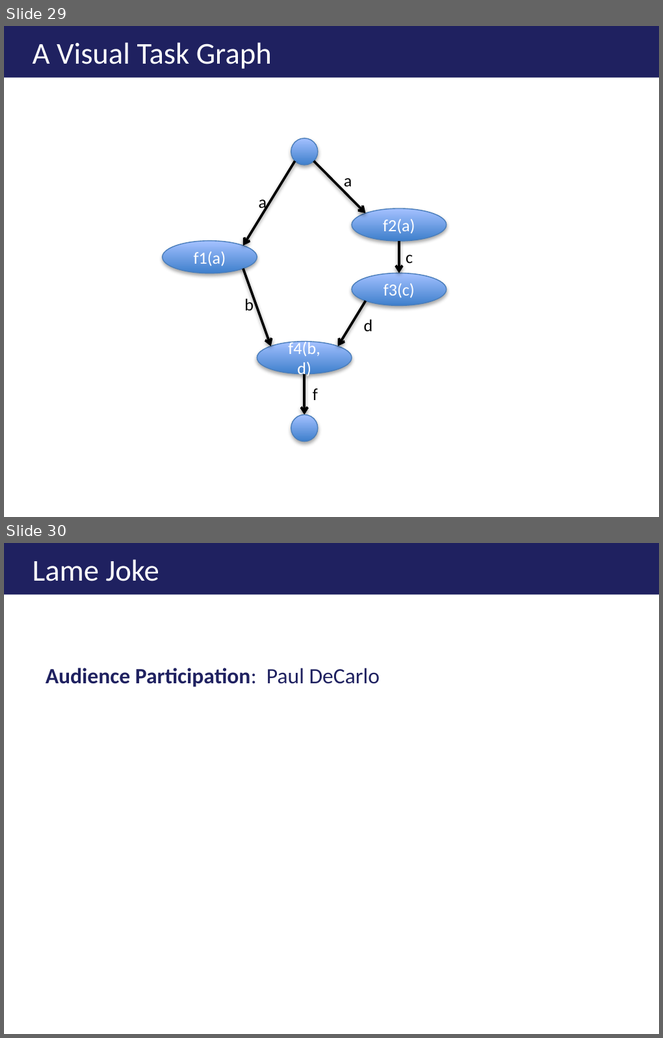
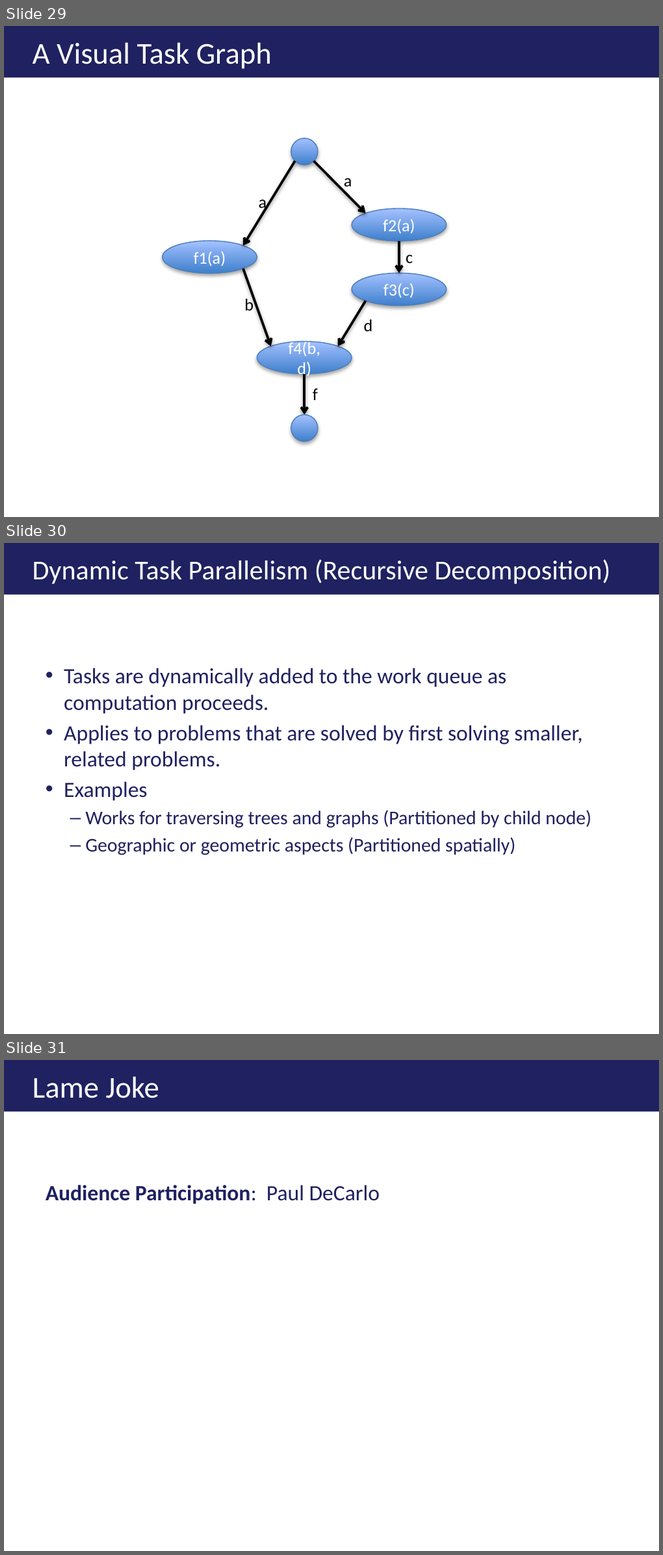
Before and after one commit to ericburcham/THasyINKnc, a slide deck: Presentation/THasINKync - 4x3.pptx. Shown one above the other, each under a label of ours: slides 29 and 30 before the commit, slides 29, 30 and 31 after it. The pictures are 663x1038 and 663x1555 pixels, drawn with LibreOffice and Linux fonts; fonts in the diff are those of the drawing. Boxes give left, top, right and bottom in pixels: in the first picture for what was removed or moved away, otherwise in the second. Text is boxed around its words. In the diff, an @@ line names an element or a change of style, - is before the commit and + after.

Commit message:
Finished dynamic task parallelism example.

```diff
--- a/Presentation/THasINKync - 4x3.pptx
+++ b/Presentation/THasINKync - 4x3.pptx
@@ slide 30 added at box(4, 543, 659, 1034), background #FFFFFF @@
@@ title added at box(4, 543, 659, 594), fill #1F2160, 22.5 pt, text #FFFFFF @@
+Dynamic Task Parallelism (Recursive Decomposition)
@@ text added at box(64, 668, 592, 855), 18 pt, text #1F2160 @@
+• Tasks are dynamically added to the work queue as computation proceeds.
+• Applies to problems that are solved by first solving smaller, related problems.
+• Examples
+  – Works for traversing trees and graphs (Partitioned by child node)
+  – Geographic or geometric aspects (Partitioned spatially)
@@ what was slide 30 is now slide 31 @@
```
Also in this commit, not shown: 2 slides changed, 10 other files.
